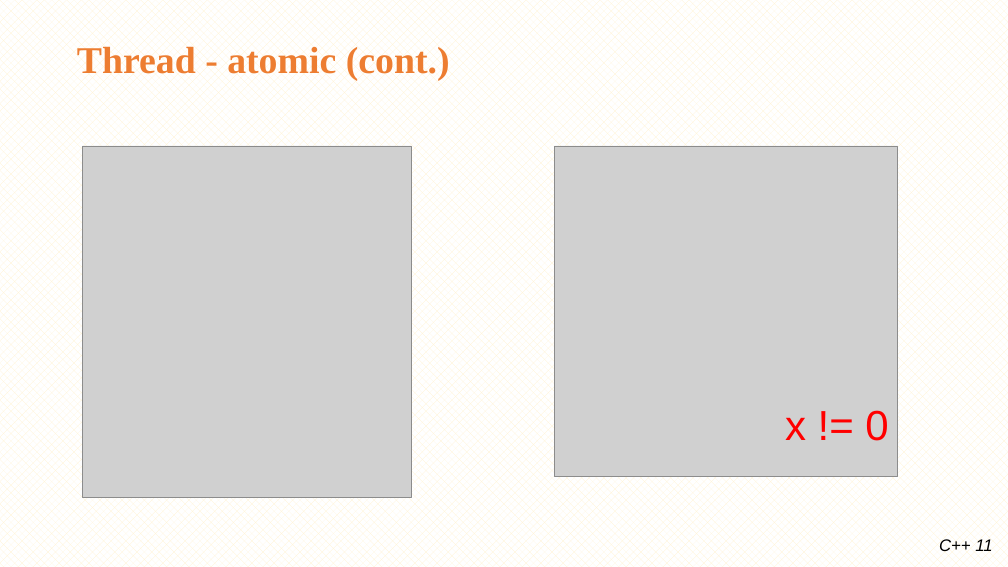
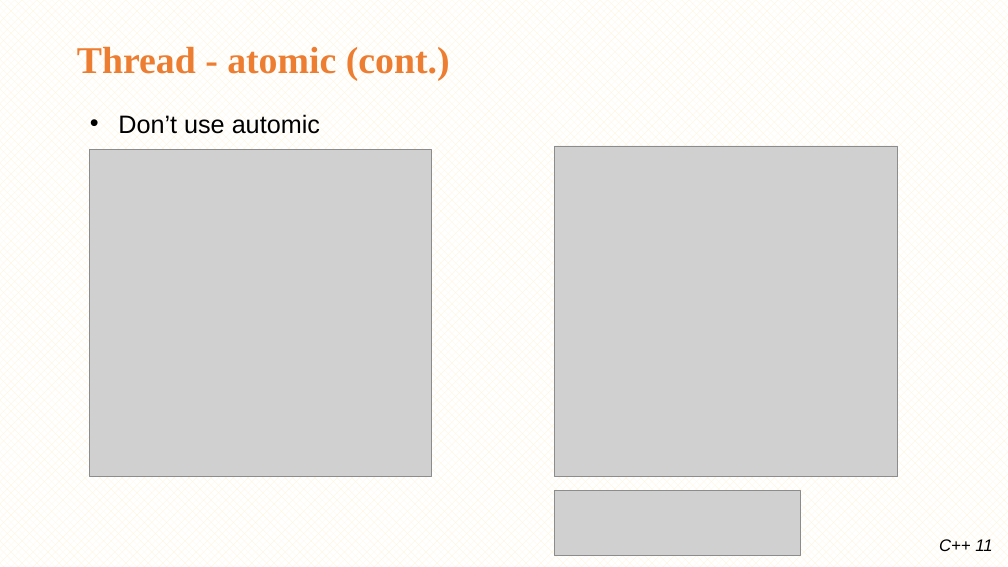
Before and after one commit to minhthedt/hello-world, a slide deck: slide 39 of Training/LG_Training_C++11.pptx. Drawn at 1008x567 pixels with LibreOffice and Linux fonts; fonts in the diff are those of the drawing; grey boxes stand for pictures; background and template pictures are left out. Boxes give left, top, right and bottom in pixels: in the first picture for what was removed or moved away, otherwise in the second. Text is boxed around its words. In the diff, an @@ line names an element or a change of style, - is before the commit and + after.

Commit message:
modify c++11 slide

```diff
--- a/Training/LG_Training_C++11.pptx
+++ b/Training/LG_Training_C++11.pptx
@@ text added at [118, 114, 320, 134], 24 pt, text #000000 @@
+• Don’t use automic
@@ picture: place and size @@
-picture at [82, 146, 411, 498]
+picture at [90, 150, 432, 476]
@@ text removed at [785, 410, 888, 441] @@
-x != 0
@@ picture added at [554, 491, 800, 556] @@
```
Also in this commit, not shown: 4 other slides changed, 1 slide added.
